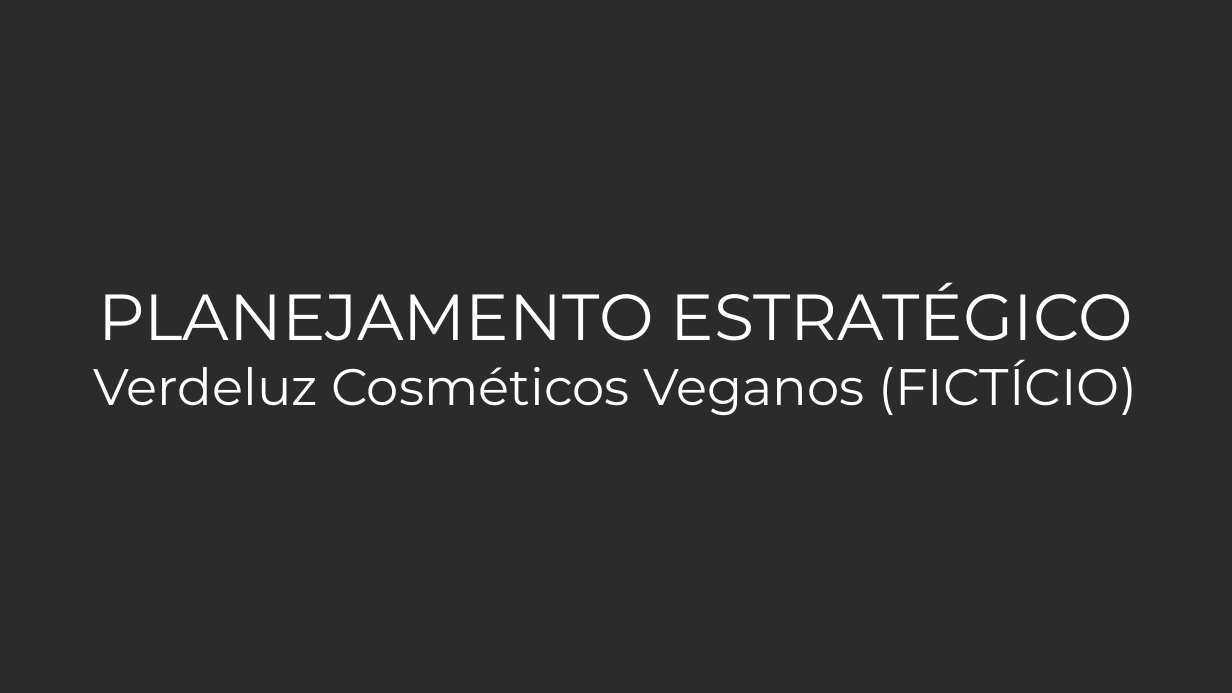
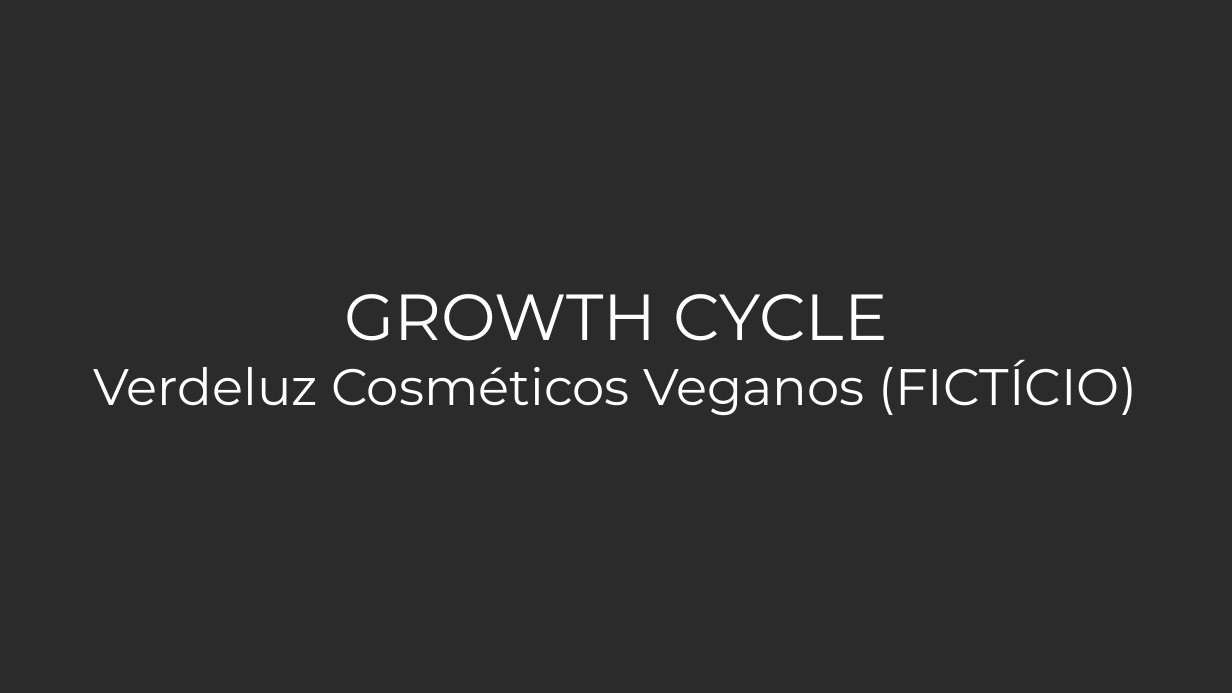
Before and after one commit to MatheusBoomer/growth-cycle-boomer, a slide deck: slide 1 of clientes/_fixtures/verdeluz/base/app/propostas/af3eb9ea-451d-d6f5-3f3d-44d3a8131ce2.pptx. Drawn at 1232x693 pixels with LibreOffice and Linux fonts; fonts in the diff are those of the drawing; background and template pictures are left out; a plain dark background stands for a picture behind light text. Boxes give left, top, right and bottom in pixels: in the first picture for what was removed or moved away, otherwise in the second. Text is boxed around its words. In the diff, an @@ line names an element or a change of style, - is before the commit and + after.

```diff
--- a/clientes/_fixtures/verdeluz/base/app/propostas/af3eb9ea-451d-d6f5-3f3d-44d3a8131ce2.pptx
+++ b/clientes/_fixtures/verdeluz/base/app/propostas/af3eb9ea-451d-d6f5-3f3d-44d3a8131ce2.pptx
@@ text at box(344, 294, 888, 341): text changed @@
-PLANEJAMENTO ESTRATÉGICO
+GROWTH CYCLE
```
Also in this commit, not shown: 5 other files.
